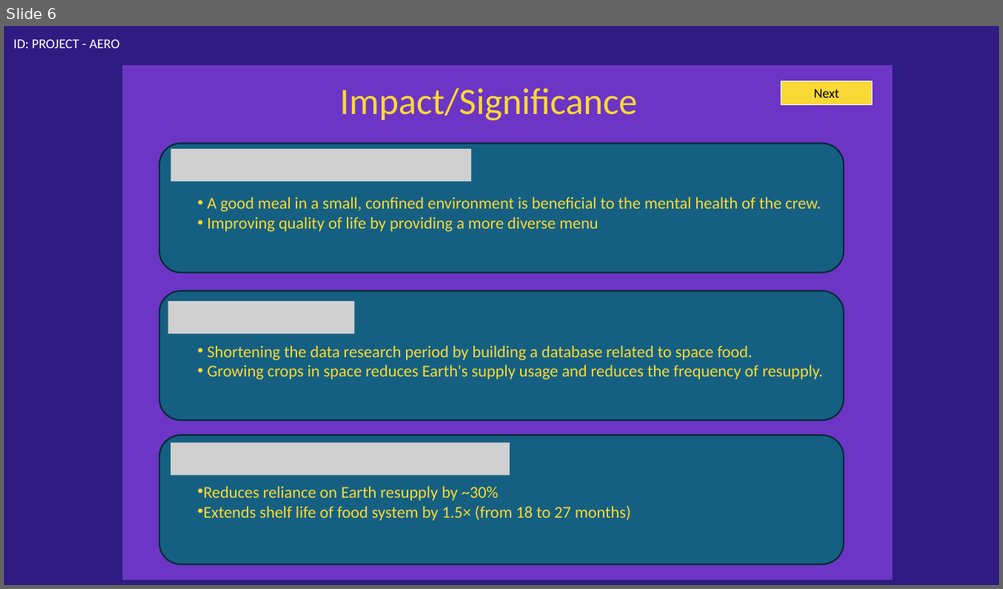
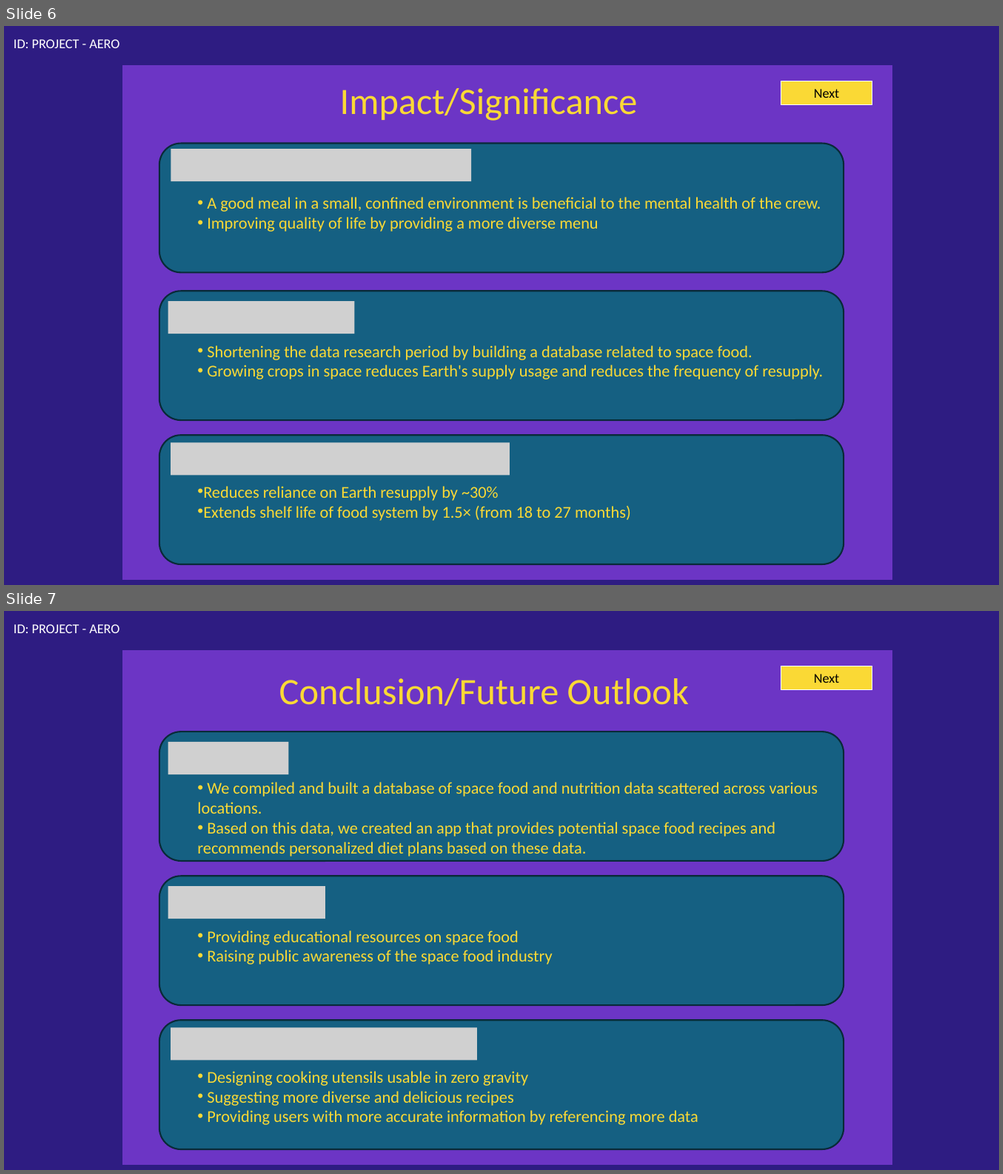
Before and after one commit to hansrocketry-hue/UNIST-Aero, a slide deck: project_powerpoint/project_demo.pptx. Shown one above the other, each under a label of ours: slide 6 before the commit, slides 6 and 7 after it. The pictures are 1003x589 and 1003x1174 pixels, drawn with LibreOffice and Linux fonts; fonts in the diff are those of the drawing; grey boxes stand for pictures. Boxes give left, top, right and bottom in pixels: in the first picture for what was removed or moved away, otherwise in the second. Text is boxed around its words. In the diff, an @@ line names an element or a change of style, - is before the commit and + after.

```diff
--- a/project_powerpoint/project_demo.pptx
+++ b/project_powerpoint/project_demo.pptx
@@ slide 7 added at [4, 611, 999, 1170], background #2E1C82 @@
@@ text added at [14, 624, 119, 633], 13 pt, text #FFFFFF @@
+ID: PROJECT - AERO
@@ rectangle added at [123, 651, 891, 1165], fill #6C35C5, outline #6C35C5 1.5 pt @@
@@ rectangle added at [781, 666, 873, 689], fill #FAD935, outline #FFFFFF 0.75 pt, 13 pt, text #000000 @@
+Next
@@ text added at [279, 678, 688, 706], 36 pt, text #FAD935 @@
+Conclusion/Future Outlook
@@ rounded rectangle added at [159, 732, 843, 861], fill #156082, outline #092A39 1.5 pt @@
@@ picture added at [168, 742, 288, 775] @@
@@ text added at [197, 782, 818, 857], 16 pt, text #FAD935 @@
+• We compiled and built a database of space food and nutrition data scattered across various locations.
+• Based on this data, we created an app that provides potential space food recipes and recommends personalized diet plans based on these data.
@@ rounded rectangle added at [159, 876, 843, 1005], fill #156082, outline #092A39 1.5 pt @@
@@ picture added at [168, 886, 325, 919] @@
@@ text added at [207, 931, 552, 965], 16 pt, text #FAD935 @@
+• Providing educational resources on space food
+• Raising public awareness of the space food industry
@@ rounded rectangle added at [159, 1021, 843, 1150], fill #156082, outline #092A39 1.5 pt @@
@@ picture added at [170, 1028, 476, 1061] @@
@@ text added at [207, 1071, 698, 1125], 16 pt, text #FAD935 @@
+• Designing cooking utensils usable in zero gravity
+• Suggesting more diverse and delicious recipes
+• Providing users with more accurate information by referencing more data
```
Also in this commit, not shown: 1 slide changed, 2 slides removed.
